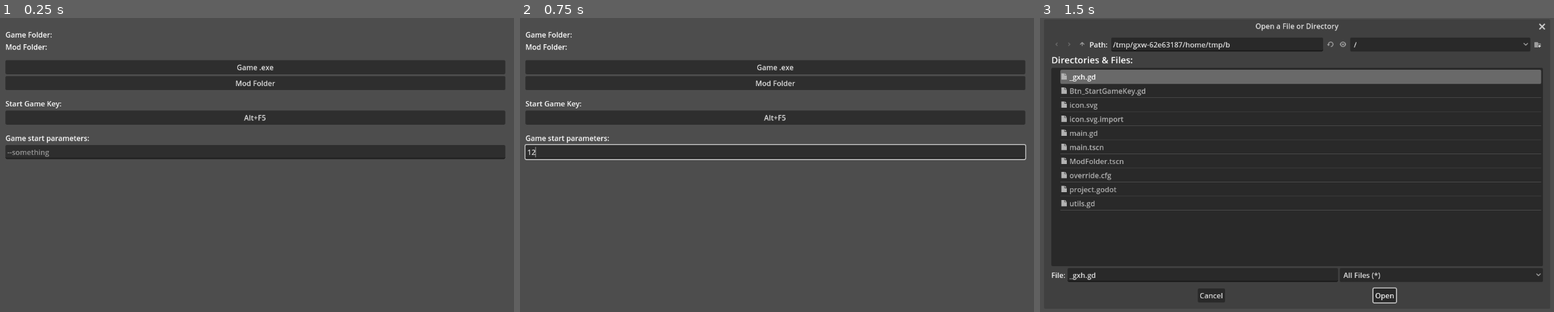
Above: before the commit, frames 1-3 (left to right).
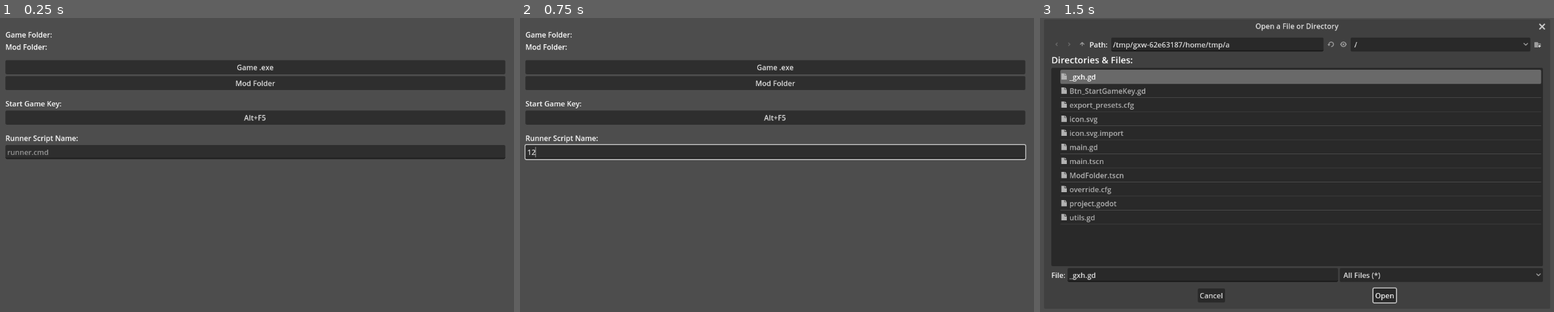
Above: after the commit, the same moments.

Repository: GodotModding/godot-mod-tool
Game: Godot game, scene res://main.tscn
Same seed, same stepped clock (60 frames per second), same inputs: the game is played once before the commit and once after it.
Inputs (mouse positions are in pixels of both pictures, inside the frame that each line leads up to):
- Up to frame 1 (0.25 s): no input
- Up to frame 2 (0.75 s): click (777, 153) at 0.52 s; type "12" at 0.6 s
- Up to frame 3 (1.5 s): click "Game .exe" at 1.25 s

The runs differ from the first frame. In frame 1, 0.2% of the frame differs, in the area x 1-18%, y 39-48%; in frame 2, 0.2%; in frame 3, 0.8%, in the area x 4-62%, y 8-70%.

Commit message:
🚀 v1 exported

Diff:
--- a/main.gd
+++ b/main.gd
@@ -3,9 +3,9 @@
 const SAVE_PATH = 'user://save.json'
 
 var data = {
+	'runner_script_name': '',
 	'game_folder': '',
 	'game_exe': '',
-	'game_start_params': '',
 	'mod_folder': '',
 	'mod_folder_name': '',
 }
@@ -29,14 +29,7 @@
 
 func start_game():
 	copy_folder()
-#	OS.shell_open("C:\\Program Files (x86)\\Steam\\steamapps\\common\\Brotato\\ModLoader.cmd")
-#	OS.execute(data.game_exe, data.game_start_params.split(' '))
-
-	# TODO: Lets try to run it in a seperate thread and display the ouput in a windows
-	# If this is to muche hassle - maybe just run a seperate script with OS.shell_open()
-	var output = []
-	OS.execute("CMD.exe", ["/C", "cd C:/Program Files (x86)/Steam/steamapps/common/Brotato/ && Brotato.exe --enable-mods --main-pack ModLoader.pck --script run.gd && pause"], output, true, true)
-	print(output)
+	OS.shell_open(str(data.game_folder, '/', data.runner_script_name))
 
 func copy_folder():
 	if(data.game_folder != '' && data.mod_folder != ''):
@@ -47,7 +40,7 @@
 func update_UI():
 	current_game_exe.text = str("Game Folder: ", data.game_exe)
 	current_mod_folder.text = str("Mod Folder: ", data.mod_folder)
-	line_edit.text = data.game_start_params
+	line_edit.text = data.runner_script_name
 
 func write_zip_file():
 	var writer := ZIPPacker.new()
@@ -91,7 +84,7 @@
 
 
 func _on_line_edit_text_changed(new_text):
-	data.game_start_params = new_text
+	data.runner_script_name = new_text
 
 func _notification(what):
 	if(what == NOTIFICATION_WM_CLOSE_REQUEST):
--- a/main.tscn
+++ b/main.tscn
@@ -112,14 +112,14 @@
 offset_top = 237.0
 offset_right = 1102.0
 offset_bottom = 263.0
-text = "Game start parameters:"
+text = "Runner Script Name:"
 
 [node name="LineEdit" type="LineEdit" parent="MarginContainer/VBoxContainer"]
 layout_mode = 2
 offset_top = 267.0
 offset_right = 1102.0
 offset_bottom = 298.0
-placeholder_text = "--something"
+placeholder_text = "runner.cmd"
 
 [node name="FileDialog" type="FileDialog" parent="MarginContainer"]
 title = "Open a File or Directory"
Not shown, added: export_presets.cfg
